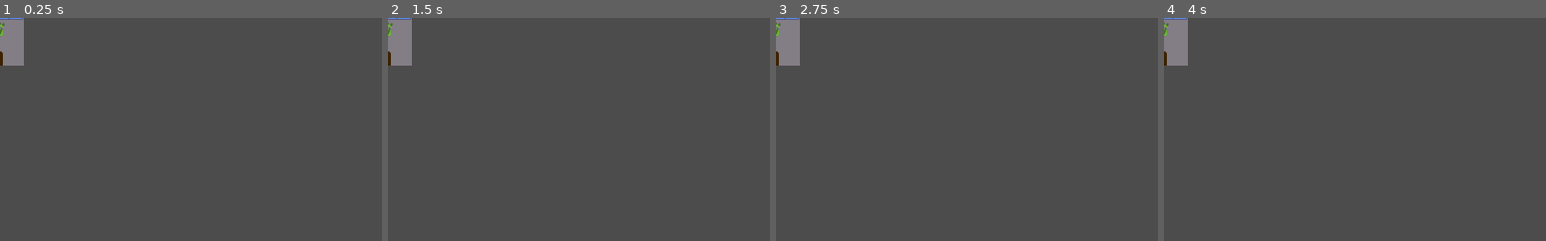
Above: before the commit, frames 1-4 (left to right).
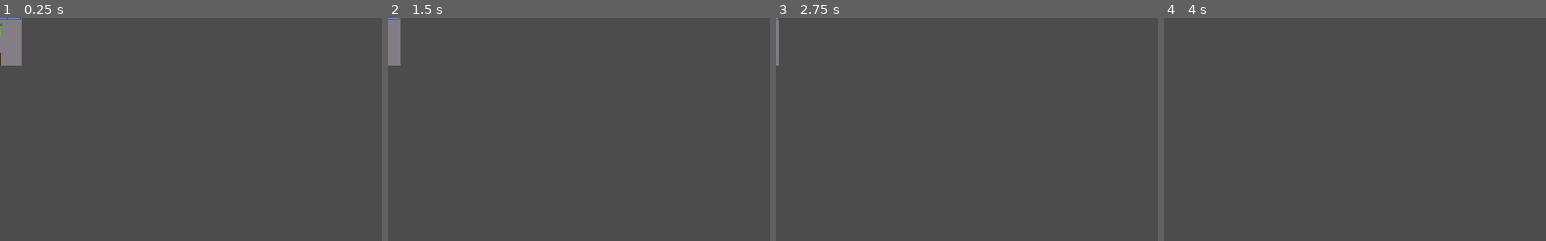
Above: after the commit, the same moments.

Repository: Telkan/LudumDare50
Game: Godot game, scene res://Decors/Maison/BigHouse.tscn
The game is run twice, just before and just after one commit, with the same random seed, the same clock (stepped at 60 frames per second) and the same inputs. The project has no main scene, so this scene is started directly.
Inputs:
- Up to frame 1 (0.25 s): no input
- Up to frame 2 (1.5 s): tap Enter at 0.5 s; tap Space at 1.25 s
- Up to frame 3 (2.75 s): tap Enter at 2 s
- Up to frame 4 (4 s): tap Space at 2.75 s; tap Enter at 3.5 s
The pictures show only the part of the screen within x 0-50%, y 0-50%; the shares and areas given below are measured in that part.

The runs differ from the first frame. In frame 1, 0.2% of the frame differs, in the area x 0-7%, y 0-22%; in frame 2, 0.7%; in frame 3, 1.3%; in frame 4, 1.3%.

Commit message:
La maison elle bouge là

Diff:
--- a/Decors/Maison/BigHouse.gd
+++ b/Decors/Maison/BigHouse.gd
@@ -4,7 +4,7 @@
 # Declare member variables here. Examples:
 # var a = 2
 # var b = "text"
-
+export var runSpeed = 10
 
 # Called when the node enters the scene tree for the first time.
 func _ready():
@@ -18,5 +18,8 @@
 
 
 # Called every frame. 'delta' is the elapsed time since the previous frame.
-#func _process(delta):
-#	pass
+func _process(delta):
+	translate(Vector2(-runSpeed*delta,0))
+
+func _on_VisibilityNotifier2D_screen_exited():
+	queue_free()
--- a/project.godot
+++ b/project.godot
@@ -8,10 +8,23 @@
 
 config_version=4
 
+_global_script_classes=[  ]
+_global_script_class_icons={
+}
+
 [application]
 
 config/name="LudumDare50"
+run/main_scene="res://Scenes/Game.tscn"
 config/icon="res://icon.png"
+
+[autoload]
+
+Signals="*res://Scripts/Signals.gd"
+
+[display]
+
+window/size/resizable=false
 
 [importer_defaults]
 
Renamed: Enemy/Pieton.tscn -> Enemy/Pieton/Pieton.tscn
